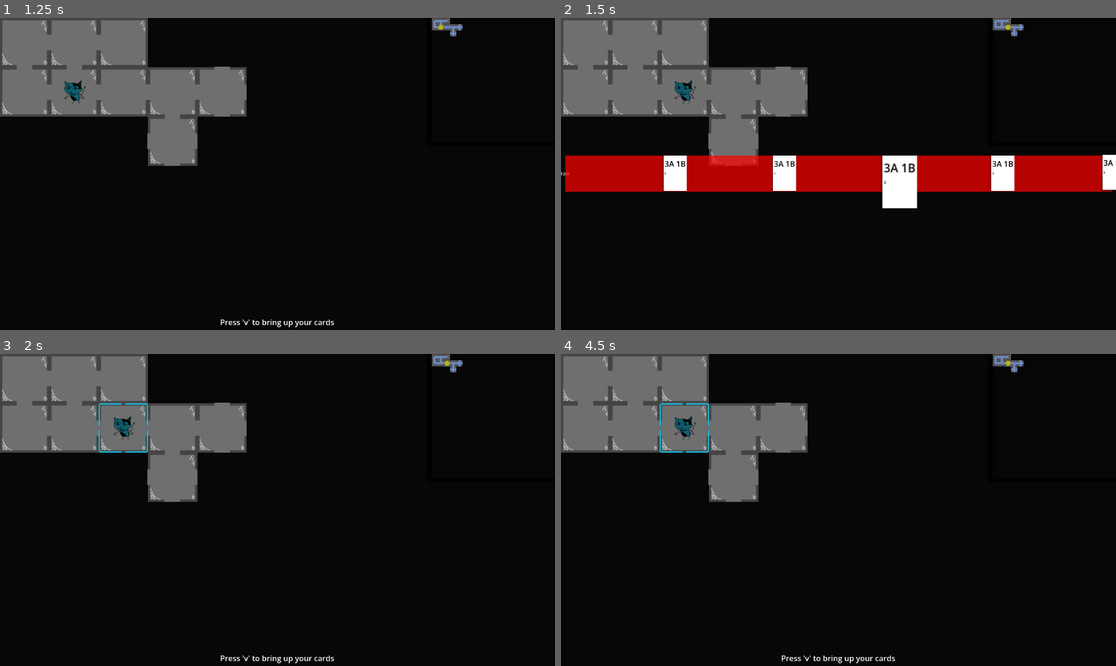
Above: before the commit, frames 1-4 (two rows, left to right).
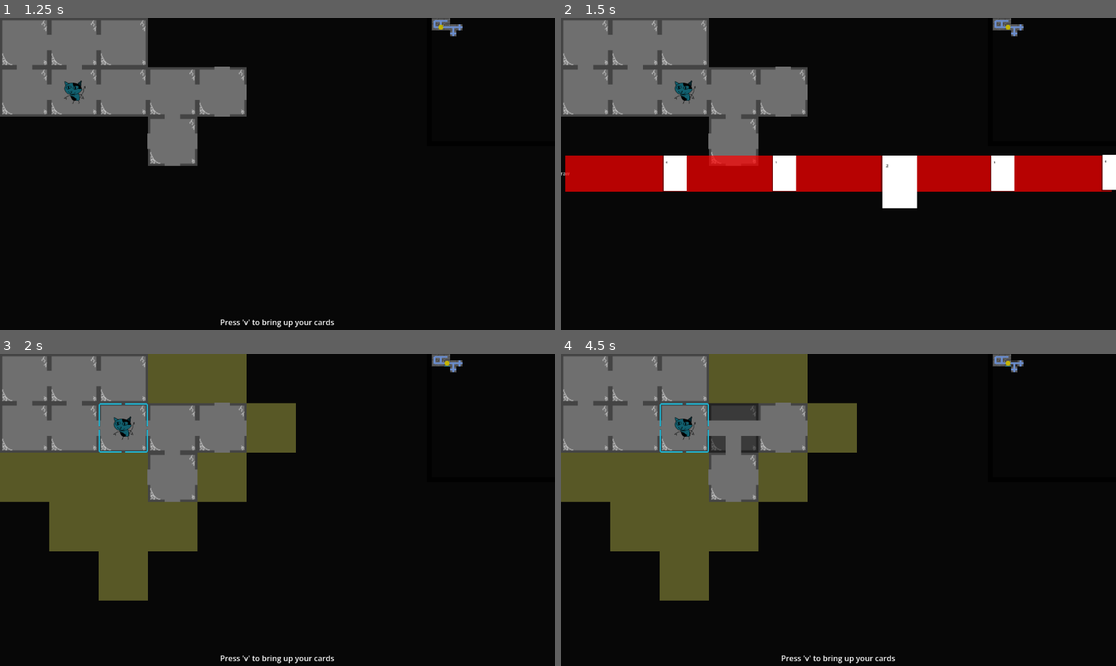
Above: after the commit, the same moments.

Repository: emrysshevek/gameganggame
Game: Godot game, scene res://scenes/GameScene.tscn
The game is run twice, just before and just after one commit, with the same random seed, the same clock (stepped at 60 frames per second) and the same inputs.
Inputs (mouse positions are in pixels of both pictures, inside the frame that each line leads up to):
- Up to frame 1 (1.25 s): tap V (debug_v) at 0.5 s; move the mouse to (399, 158) at 0.52 s; hold D (move_right) from 0.53 s (still down); tap G (discard) at 0.6 s; click (399, 158) at 0.67 s
- Up to frame 2 (1.5 s): release D (move_right) at 1.25 s; tap V (debug_v) at 1.25 s; drag from (727, 189) to (810, 236) at 1.27 s
- Up to frame 3 (2 s): no input
- Up to frame 4 (4.5 s): tap V (debug_v) at 2, 2.75, 3.5 s; move the mouse to (894, 441) at 2.02 s; hold D (move_right) 2.03-2.75 s; tap C (toggle_cursor) at 2.1 s; drag from (810, 572) to (672, 463) at 2.77 s; move the mouse to (1005, 556) at 3.52 s; hold A (move_left) 3.53-4.25 s; tap Alt at 3.6 s; click (561, 510) at 4.25 s, where only the run after the commit has a clickable "Draw"

Frame 1 is identical in both runs. In frame 2, 0.3% of the frame differs, in the area x 18-100%, y 45-54%; in frame 3, 15%; in frame 4, 16%, in the area x 0-83%, y 0-80%.

Commit message:
added card target_requirement

Diff:
--- a/cards/card.gd
+++ b/cards/card.gd
@@ -100,7 +100,7 @@
 	# 	check type
 	# 	check range
 
-	if just_checking or targets.size() >= targets_required.max_count:
+	if not just_checking and targets.size() >= targets_required.max_count:
 		return false
 
 	if not("types" in potential_target and targets_required.type in potential_target.types):
--- a/cards/card.tscn
+++ b/cards/card.tscn
@@ -7,6 +7,7 @@
 [sub_resource type="Resource" id="Resource_f61jr"]
 script = ExtResource("2_4k7q8")
 min_count = 1
+max_count = 1
 max_range = 3
 
 [node name="Card" type="Control" unique_id=693299294 node_paths=PackedStringArray("_backside", "_frontside", "_description_label", "_costs_hbox")]
@@ -16,10 +17,6 @@
 offset_right = 50.0
 offset_bottom = 75.0
 script = ExtResource("1_ivai2")
-cost = Dictionary[int, int]({
-0: 3,
-1: 1
-})
 targets_required = SubResource("Resource_f61jr")
 _backside = NodePath("MarginContainer/Back")
 _frontside = NodePath("MarginContainer/Front")
--- a/entities/character.gd
+++ b/entities/character.gd
@@ -118,7 +118,8 @@
 			cursor_sprite.set_remote_camera_transform(my_screen.player_sub_viewport.camera)
 		else:
 			character_sprite.set_remote_camera_transform(my_screen.player_sub_viewport.camera)
-		if new_state == Model.InputState.TARGET:
-			Utils.try_get_grid_man().highlight_targettable_tiles(get_my_current_playing_card(), grid_coordinates, 0)
-		if old_state == Model.InputState.TARGET:
-			Utils.try_get_grid_man().clear_highlights(character_id, 0)
+
+	if new_state == Model.InputState.TARGET:
+		Utils.try_get_grid_man().highlight_targettable_tiles(get_my_current_playing_card(), grid_coordinates, 0)
+	if old_state == Model.InputState.TARGET:
+		Utils.try_get_grid_man().clear_highlights(character_id, 0)
--- a/scenes/tile.gd
+++ b/scenes/tile.gd
@@ -8,7 +8,7 @@
 #endregion
 
 #region properties
-@export var types: Array[Model.ObjectTypes] = [Model.ObjectTypes.ENTITY, Model.ObjectTypes.TILE, ]
+@export var types: Array[Model.ObjectTypes] = [Model.ObjectTypes.ENTITY, Model.ObjectTypes.TILE, Model.ObjectTypes.HIDDEN_TILE]
 var grid_coordinates:Vector2
 var explore_value:Model.CreatureValue
 var is_tile_explored:bool = false
